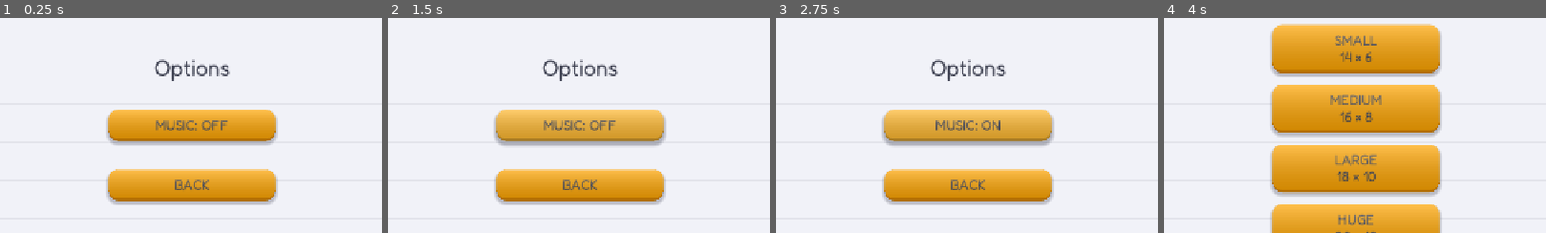
Above: before the commit, frames 1-4 (left to right).
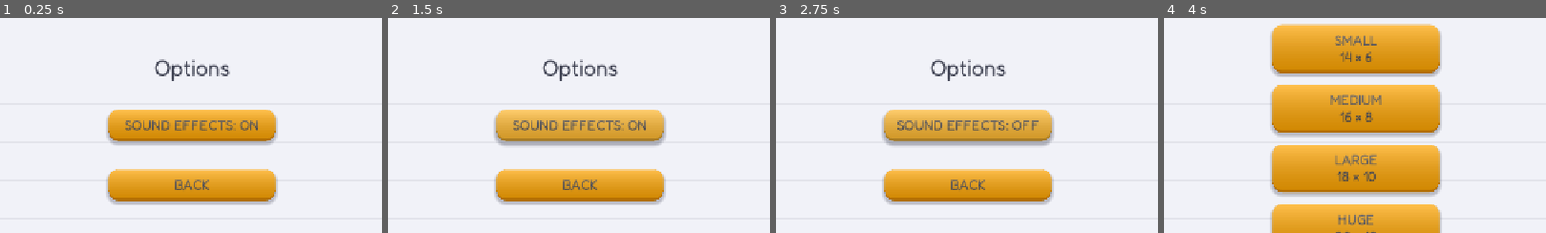
Above: after the commit, the same moments.

Repository: wheelibin/maze-fill
Game: Godot game, scene res://options.tscn
The game is run twice, just before and just after one commit, with the same random seed, the same clock (stepped at 60 frames per second) and the same inputs. This scene is started directly instead of the project's main scene.
Inputs (mouse positions are % of the whole screen's width and height, from its top left):
- Up to frame 1 (0.25 s): no input
- Up to frame 2 (1.5 s): click (50, 49) at 0.5 s, where only the run before the commit has a clickable "MUSIC: OFF"; click (50, 49) at 1.25 s, where only the run before the commit has a clickable "MUSIC: ON"
- Up to frame 3 (2.75 s): click (50, 49) at 2 s, where only the run after the commit has a clickable "SOUND EFFECTS: ON"
- Up to frame 4 (4 s): click (50, 49) at 2.75 s, where only the run after the commit has a clickable "SOUND EFFECTS: OFF"; click "BACK" at 3.5 s
The pictures show only the part of the screen within x 25-75%, y 24-74%; the shares and areas given below are measured in that part.

The runs differ from the first frame. In frame 1, 0.9% of the frame differs, in the area x 32-68%, y 47-53%; in frame 2, 0.9%; in frame 3, 1.0%, in the area x 31-69%, y 47-53%; in frame 4, nothing differs.

Commit message:
remove background music

Diff:
--- a/background_pad.gd
+++ /dev/null
@@ -1,121 +0,0 @@
-extends Node
-
-## Ambient background pad: a slow attack/release tone, retriggered every 2-3s
-## on a random note from the level's scale. Envelope is baked into a
-## precomputed AudioStreamWAV rather than driven live -- same reason as
-## player.gd's wall-hit notes: a live ring buffer doesn't recover cleanly
-## from Web Audio context suspension when a mobile tab is backgrounded.
-
-const MIX_RATE := 44100.0
-const DURATION := 4.0
-const ATTACK := 0.35 # fraction of DURATION
-const RELEASE := 0.45 # fraction of DURATION
-const ROOT_FREQ := 110.0 # one octave below player.gd's wall-hit root
-const MIN_INTERVAL := 4.0
-const MAX_INTERVAL := 5.0
-const VOICE_COUNT := 3
-const VOLUME_DB := -18.0
-const FADE_OUT_TIME := 1.5
-
-var _scale_semitones: Array = GameState.SCALE_SETS[0]
-var _note_streams: Array[AudioStreamWAV] = []
-var _voices: Array[AudioStreamPlayer] = []
-var _fade_tweens: Array[Tween] = []
-var _next_voice := 0
-var _timer: Timer
-
-func _ready() -> void:
-	for i in VOICE_COUNT:
-		var voice := AudioStreamPlayer.new()
-		voice.volume_db = VOLUME_DB
-		add_child(voice)
-		_voices.append(voice)
-		_fade_tweens.append(null)
-
-	_timer = Timer.new()
-	_timer.one_shot = true
-	add_child(_timer)
-	_timer.timeout.connect(_on_timeout)
-
-	_rebuild_note_streams()
-	if GameState.get_music_enabled():
-		_schedule_next()
-
-## Called on level complete: stops scheduling new notes and fades out
-## whatever's currently sounding, rather than leaving it to ring out on its
-## own envelope (which could still be mid-sustain, nowhere near its release).
-func stop() -> void:
-	_timer.stop()
-	for i in _voices.size():
-		var voice := _voices[i]
-		if not voice.playing:
-			continue
-		if _fade_tweens[i]:
-			_fade_tweens[i].kill()
-		var tween := create_tween()
-		_fade_tweens[i] = tween
-		tween.tween_property(voice, "volume_db", VOLUME_DB - 40.0, FADE_OUT_TIME)
-		tween.finished.connect(voice.stop)
-
-## Called on level load/retry to undo a previous stop()'s fade-out. Plays a
-## note right away -- otherwise every level start has a silent 3-5s wait
-## for the first scheduled note.
-func resume() -> void:
-	for i in _voices.size():
-		if _fade_tweens[i]:
-			_fade_tweens[i].kill()
-			_fade_tweens[i] = null
-		_voices[i].stop()
-		_voices[i].volume_db = VOLUME_DB
-	if GameState.get_music_enabled():
-		_play_random_note()
-		_schedule_next()
-
-## Called by main.gd when a level loads, so the pad always harmonizes with
-## that level's wall-hit notes (see GameState.SCALE_SETS).
-func set_level_scale(semitones: Array) -> void:
-	_scale_semitones = semitones
-	_rebuild_note_streams()
-
-func _rebuild_note_streams() -> void:
-	_note_streams.resize(_scale_semitones.size())
-	for i in _scale_semitones.size():
-		var freq := ROOT_FREQ * pow(2.0, _scale_semitones[i] / 12.0)
-		_note_streams[i] = _build_pad_stream(freq)
-
-func _schedule_next() -> void:
-	_timer.start(randf_range(MIN_INTERVAL, MAX_INTERVAL))
-
-func _on_timeout() -> void:
-	_play_random_note()
-	_schedule_next()
-
-## Round-robins across a small voice pool (rather than one retriggered
-## player) so a slow release tail isn't cut off by the next note.
-func _play_random_note() -> void:
-	var voice := _voices[_next_voice]
-	_next_voice = (_next_voice + 1) % _voices.size()
-	voice.stream = _note_streams[randi() % _note_streams.size()]
-	voice.play()
-
-func _build_pad_stream(freq: float) -> AudioStreamWAV:
-	var sample_count := int(MIX_RATE * DURATION)
-	var data := PackedByteArray()
-	data.resize(sample_count * 2) # 16-bit mono
-	for i in sample_count:
-		var t := i / MIX_RATE
-		var progress := float(i) / sample_count
-		var envelope := 1.0
-		if progress < ATTACK:
-			envelope = progress / ATTACK
-		elif progress > 1.0 - RELEASE:
-			envelope = (1.0 - progress) / RELEASE
-		var sample := sin(TAU * freq * t) * envelope
-		data.encode_s16(i * 2, int(clampf(sample, -1.0, 1.0) * 32767.0))
-
-	var stream := AudioStreamWAV.new()
-	stream.format = AudioStreamWAV.FORMAT_16_BITS
-	stream.mix_rate = int(MIX_RATE)
-	stream.stereo = false
-	stream.data = data
-	return stream
--- a/game.tscn
+++ b/game.tscn
@@ -8,7 +8,6 @@
 [ext_resource type="Script" uid="uid://cgwy7fcvf5kca" path="res://win_popup.gd" id="7_winpopup"]
 [ext_resource type="PackedScene" path="res://star_rating.tscn" id="8_starrating"]
 [ext_resource type="PackedScene" path="res://button_sheen.tscn" id="9_sheen"]
-[ext_resource type="Script" path="res://background_pad.gd" id="10_pad"]
 
 [sub_resource type="ShaderMaterial" id="ShaderMaterial_shadow_blur"]
 shader = ExtResource("5_shadow_blur")
@@ -28,9 +27,6 @@
 [node name="Main" type="Node2D" unique_id=919874870]
 script = ExtResource("4_main")
 level_size = Vector2i(14, 6)
-
-[node name="BackgroundPad" type="Node" parent="."]
-script = ExtResource("10_pad")
 
 [node name="Board" type="Node2D" parent="." unique_id=1087012498]
 
--- a/game_state.gd
+++ b/game_state.gd
@@ -97,13 +97,13 @@
 
 ## Stored in the same save file under a non-numeric key, so it can't collide
 ## with the per-level progress entries (keyed by str(global_level)).
-func get_music_enabled() -> bool:
+func get_sound_effects_enabled() -> bool:
 	_load_save()
-	return _save_data.get("music_enabled", false)
+	return _save_data.get("sound_effects_enabled", true)
 
-func set_music_enabled(enabled: bool) -> void:
+func set_sound_effects_enabled(enabled: bool) -> void:
 	_load_save()
-	_save_data["music_enabled"] = enabled
+	_save_data["sound_effects_enabled"] = enabled
 	_write_save()
 
 func get_progress(global_level: int) -> Dictionary:
--- a/main.gd
+++ b/main.gd
@@ -17,7 +17,6 @@
 @onready var painted_layer: TileMapLayer = $Board/Painted
 @onready var player = $Board/Player
 @onready var camera: Camera2D = $Board/Camera2D
-@onready var background_pad = $BackgroundPad
 @onready var win_popup = $WinPopup/Panel
 @onready var hud_moves_label: Label = $HUD/Margin/Panel/MarginContainer/HBoxContainer/MovesLabel
 @onready var hud_par_label: Label = $HUD/Margin/Panel/MarginContainer/HBoxContainer/ParLabel
@@ -86,8 +85,6 @@
 	painted_layer.clear()
 	painted_layer.modulate = GameState.paint_color_for_level(current_level)
 	player.set_level_scale(GameState.scale_for_level(current_level))
-	background_pad.set_level_scale(GameState.scale_for_level(current_level))
-	background_pad.resume()
 
 	player.grid_pos = start
 	player.position = floor_layer.map_to_local(start)
@@ -111,7 +108,6 @@
 	hud_moves_label.text = "Moves: %d" % moves
 
 func show_win_popup(moves: int) -> void:
-	background_pad.stop()
 	var par := int(_current_level_entry.get("min_moves", -1))
 	var stars := -1
 	if not _current_level_entry.is_empty():
--- a/options.gd
+++ b/options.gd
@@ -1,16 +1,16 @@
 extends Control
 
-@onready var music_button: Button = $CenterContainer/VBoxContainer/MusicButton
+@onready var sfx_button: Button = $CenterContainer/VBoxContainer/SfxButton
 @onready var back_button: Button = $CenterContainer/VBoxContainer/BackButton
 
 func _ready() -> void:
-	_update_music_button_text()
-	music_button.pressed.connect(_on_music_pressed)
+	_update_sfx_button_text()
+	sfx_button.pressed.connect(_on_sfx_pressed)
 	back_button.pressed.connect(func(): get_tree().change_scene_to_file("res://size_select.tscn"))
 
-func _on_music_pressed() -> void:
-	GameState.set_music_enabled(not GameState.get_music_enabled())
-	_update_music_button_text()
+func _on_sfx_pressed() -> void:
+	GameState.set_sound_effects_enabled(not GameState.get_sound_effects_enabled())
+	_update_sfx_button_text()
 
-func _update_music_button_text() -> void:
-	music_button.text = "MUSIC: ON" if GameState.get_music_enabled() else "MUSIC: OFF"
+func _update_sfx_button_text() -> void:
+	sfx_button.text = "SOUND EFFECTS: ON" if GameState.get_sound_effects_enabled() else "SOUND EFFECTS: OFF"
--- a/options.tscn
+++ b/options.tscn
@@ -41,13 +41,13 @@
 custom_minimum_size = Vector2(0, 8)
 layout_mode = 2
 
-[node name="MusicButton" type="Button" parent="CenterContainer/VBoxContainer"]
+[node name="SfxButton" type="Button" parent="CenterContainer/VBoxContainer"]
 custom_minimum_size = Vector2(280, 0)
 layout_mode = 2
 theme_override_font_sizes/font_size = 22
-text = "MUSIC: OFF"
+text = "SOUND EFFECTS: ON"
 
-[node name="Sheen" parent="CenterContainer/VBoxContainer/MusicButton" instance=ExtResource("3_sheen")]
+[node name="Sheen" parent="CenterContainer/VBoxContainer/SfxButton" instance=ExtResource("3_sheen")]
 
 [node name="Spacer2" type="Control" parent="CenterContainer/VBoxContainer"]
 custom_minimum_size = Vector2(0, 8)
--- a/player.gd
+++ b/player.gd
@@ -157,6 +157,8 @@
 ## Plays a precomputed blip, picking a note from _scale_semitones each hit
 ## so it always sounds musical without ever repeating a predictable pattern.
 func play_wall_hit_note() -> void:
+	if not GameState.get_sound_effects_enabled():
+		return
 	wall_hit_sound.stream = _note_streams[_sequential_scale_step()]
 	wall_hit_sound.play()
 
Not shown, removed: background_pad.gd.uid
Not shown, changed: PROJECT_GUIDE.md
